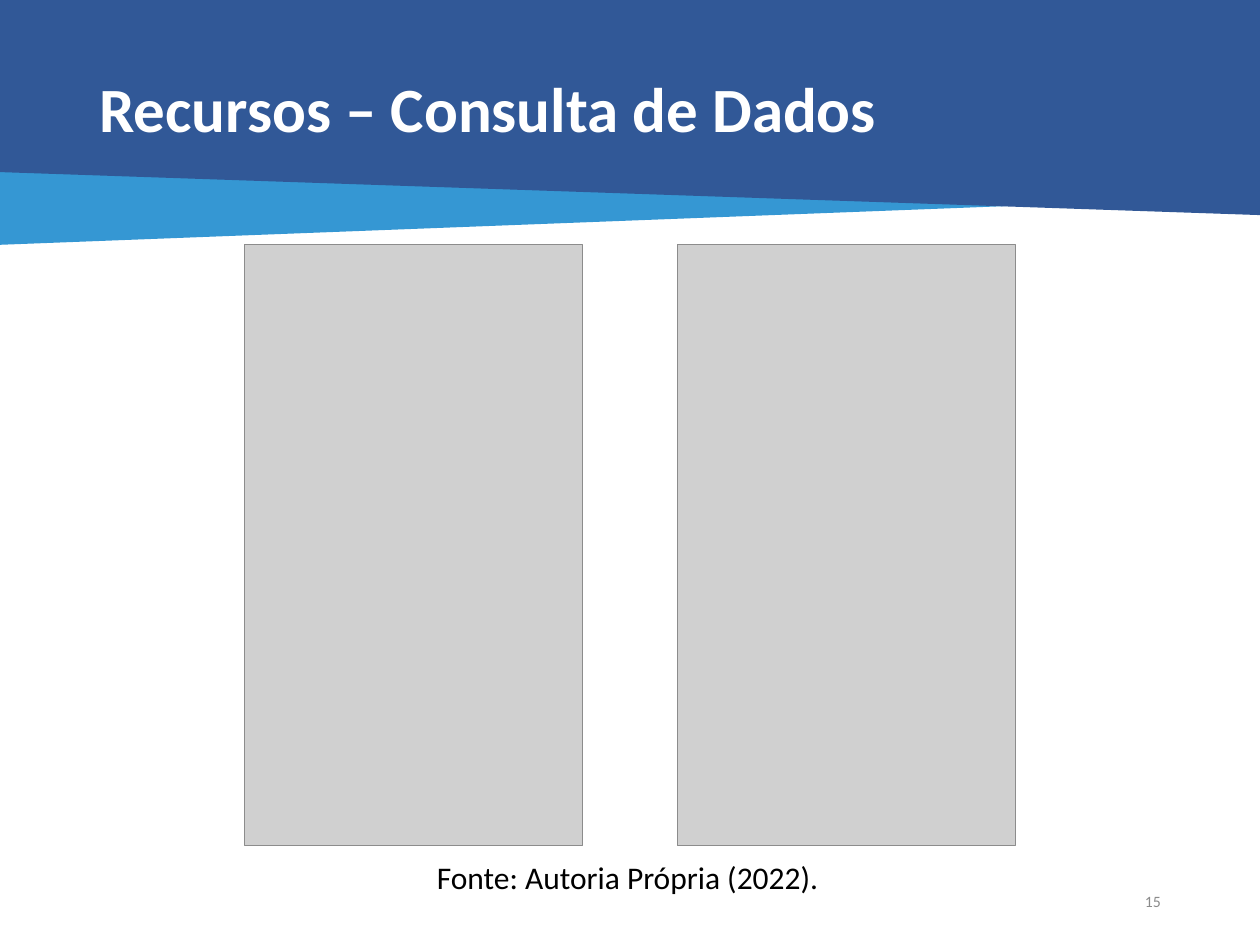
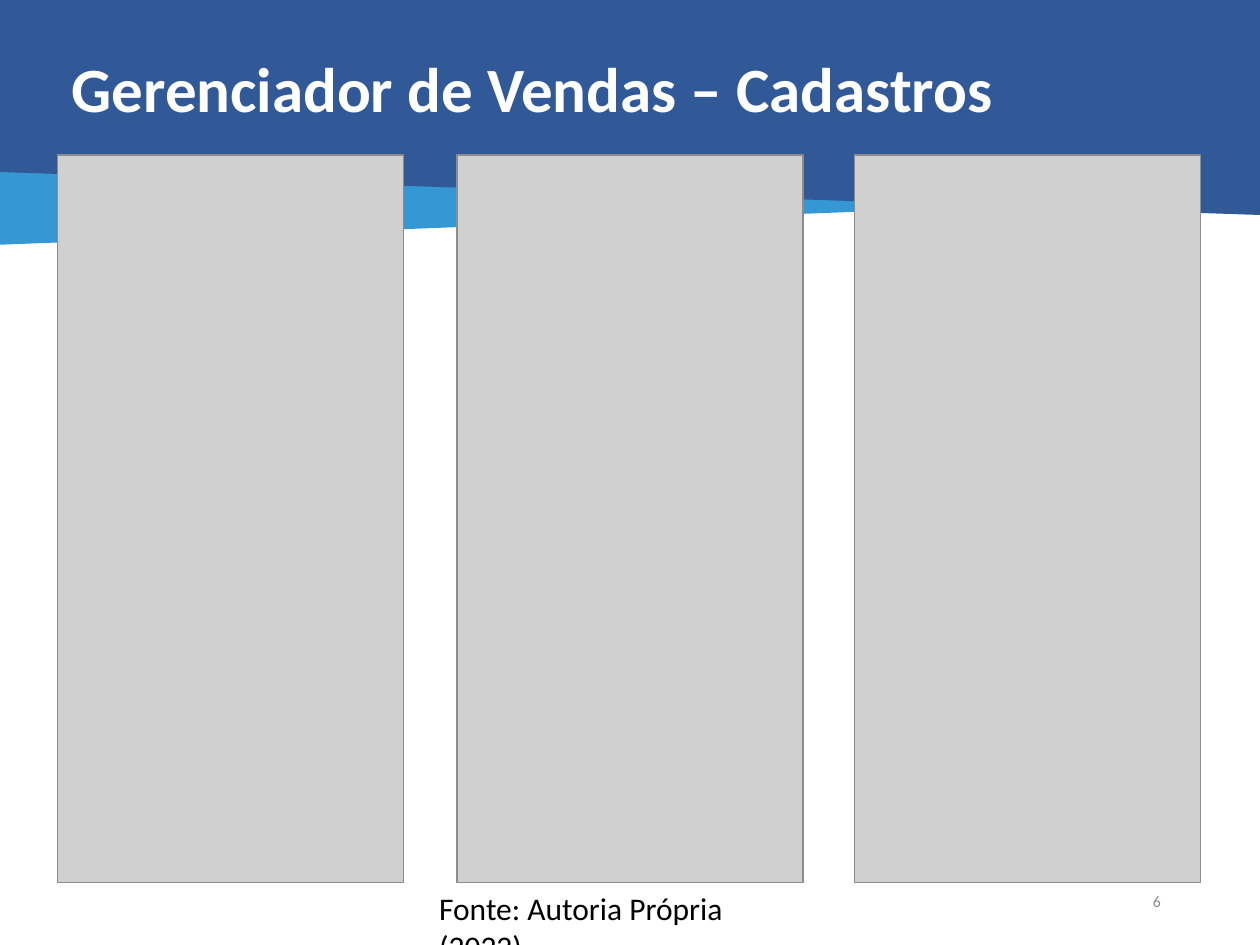
Before and after one commit to JohnAndante/tcc-project, a slide deck: slide 10 of Apresentação/TCC - Gerenciador de Vendas - Final.pptx (slide 19 before the commit). Drawn at 1260x945 pixels with LibreOffice and Linux fonts; fonts in the diff are those of the drawing; grey boxes stand for pictures. Boxes give left, top, right and bottom in pixels: in the first picture for what was removed or moved away, otherwise in the second. Text is boxed around its words. In the diff, an @@ line names an element or a change of style, - is before the commit and + after.

```diff
--- a/Apresentação/TCC - Gerenciador de Vendas - Final.pptx
+++ b/Apresentação/TCC - Gerenciador de Vendas - Final.pptx
@@ title at bbox=[72, 67, 992, 113]: text changed @@
-Recursos – Consulta de Dados
+Gerenciador de Vendas – Cadastros
@@ picture added at bbox=[58, 155, 404, 882] @@
@@ picture added at bbox=[457, 155, 804, 882] @@
@@ picture added at bbox=[854, 155, 1201, 882] @@
@@ picture removed at bbox=[244, 244, 582, 845] @@
@@ picture removed at bbox=[677, 244, 1014, 845] @@
@@ text "Fonte: Autoria Própria (2022)." rewrapped from bbox=[437, 866, 818, 894] to bbox=[439, 898, 722, 925] @@
@@ text at bbox=[1153, 896, 1161, 907]: text changed; text colour #8C8C8C to #8B8B8B @@
-15
+6
```
Also in this commit, not shown: 10 other slides changed, 1 slide added, 8 slides removed, 34 other files.
